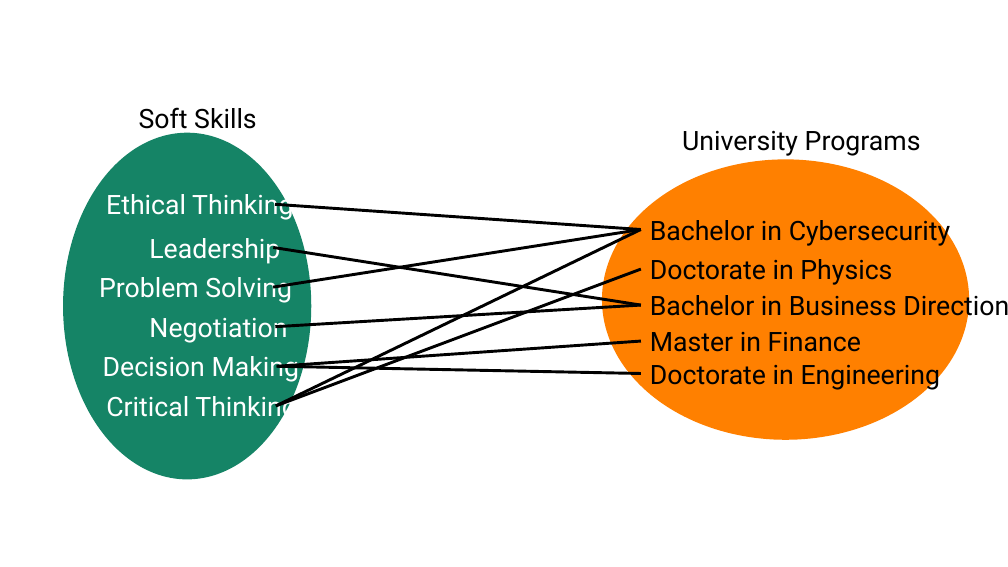
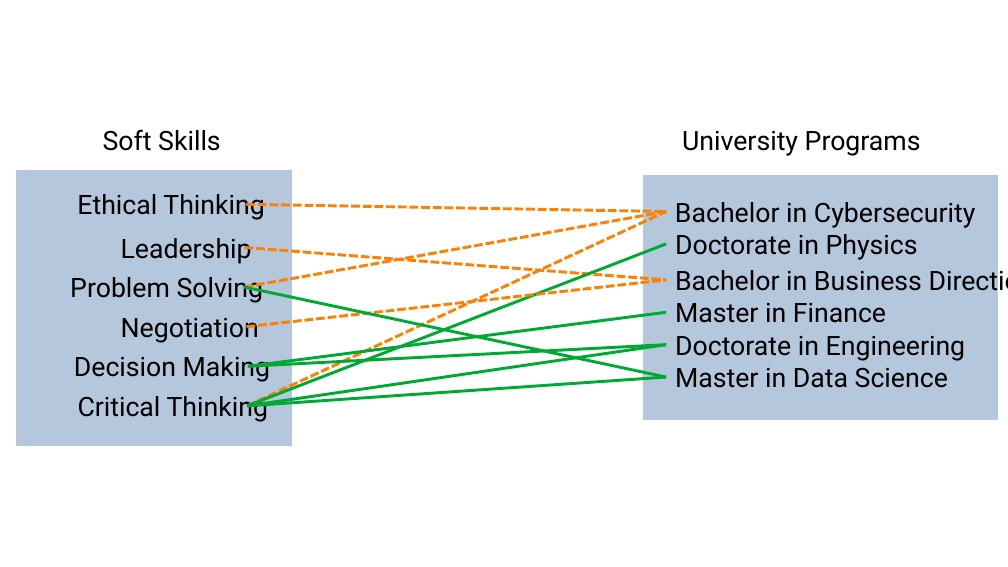
Before and after one commit to jcorrean/Soft_Skills_Centrality_India, a slide deck: slide 1 of BipartiteNetwork.odp. Drawn at 1008x567 pixels with LibreOffice and Linux fonts; fonts in the diff are those of the drawing. Boxes give left, top, right and bottom in pixels: in the first picture for what was removed or moved away, otherwise in the second. Text is boxed around its words. In the diff, an @@ line names an element or a change of style, - is before the commit and + after.

```diff
--- a/BipartiteNetwork.odp
+++ b/BipartiteNetwork.odp
@@ text "Soft Skills" rewrapped from box(139, 107, 257, 135) to box(103, 129, 221, 151) @@
@@ ellipse removed at box(65, 134, 309, 477) @@
@@ rectangle added at box(17, 171, 292, 445), fill #B4C7DC, outline #B4C7DC 0 pt @@
@@ ellipse removed at box(604, 161, 967, 438) @@
@@ rectangle added at box(644, 176, 998, 420), fill #B4C7DC, outline #B4C7DC 0 pt @@
@@ line moved from (275, 204) - (641, 230) to (246, 204) - (666, 211) @@
@@ line (246, 204) - (666, 211): stroke #000000 2.3 pt to #FF8000 2.3 pt dashed @@
@@ text "Bachelor in Cybersecurity" rewrapped from box(650, 215, 950, 246) to box(675, 202, 975, 228) @@
@@ line moved from (273, 287) - (641, 230) to (244, 287) - (666, 211) @@
@@ line (244, 287) - (666, 211): stroke #000000 2.3 pt to #FF8000 2.3 pt dashed @@
@@ line moved from (276, 406) - (641, 230) to (247, 406) - (666, 211) @@
@@ line (247, 406) - (666, 211): stroke #000000 2.3 pt to #FF8000 2.3 pt dashed @@
@@ text "Doctorate in Physics": place and size @@
-text "Doctorate in Physics" at box(650, 259, 892, 285)
+text "Doctorate in Physics" at box(675, 234, 918, 260)
@@ line moved from (273, 248) - (641, 306) to (244, 248) - (667, 280) @@
@@ line (244, 248) - (667, 280): stroke #000000 2.3 pt to #FF8000 2.3 pt dashed @@
@@ line moved from (276, 406) - (641, 269) to (247, 406) - (667, 244) @@
@@ line (247, 406) - (667, 244): stroke #000000 2.3 pt to #00A933 2.3 pt @@
@@ text "Bachelor in Business Direction" rewrapped from box(650, 291, 1008, 322) to box(675, 270, 922, 291) @@
@@ line added from (244, 287) to (667, 377), #00A933 2.3 pt @@
@@ line moved from (275, 327) - (641, 306) to (247, 327) - (667, 280) @@
@@ line (247, 327) - (667, 280): stroke #000000 2.3 pt to #FF8000 2.3 pt dashed @@
@@ text "Master in Finance": place and size @@
-text "Master in Finance" at box(650, 331, 861, 352)
+text "Master in Finance" at box(675, 303, 886, 323)
@@ line moved from (277, 367) - (641, 341) to (248, 367) - (667, 313) @@
@@ line (248, 367) - (667, 313): stroke #000000 2.3 pt to #00A933 2.3 pt @@
@@ text "Doctorate in Engineering": place and size @@
-text "Doctorate in Engineering" at box(650, 364, 940, 390)
+text "Doctorate in Engineering" at box(675, 336, 965, 361)
@@ 6 texts: place and size @@
-6 texts at box(99, 190, 299, 423)
+6 texts at box(70, 194, 270, 422)
@@ text colour #FFFFFF to #000000 in 6 elements at box(78, 396, 268, 422), box(77, 194, 264, 220), box(121, 238, 252, 264), box(70, 277, 264, 303), box(121, 318, 259, 343), box(74, 356, 270, 382) @@
@@ line added from (247, 406) to (667, 345), #00A933 2.3 pt @@
@@ line moved from (277, 367) - (641, 374) to (248, 367) - (667, 345) @@
@@ line (248, 367) - (667, 345): stroke #000000 2.3 pt to #00A933 2.3 pt @@
@@ line added from (247, 406) to (667, 377), #00A933 2.3 pt @@
@@ text added at box(675, 367, 948, 388), 21 pt, text #000000 @@
+Master in Data Science
```
